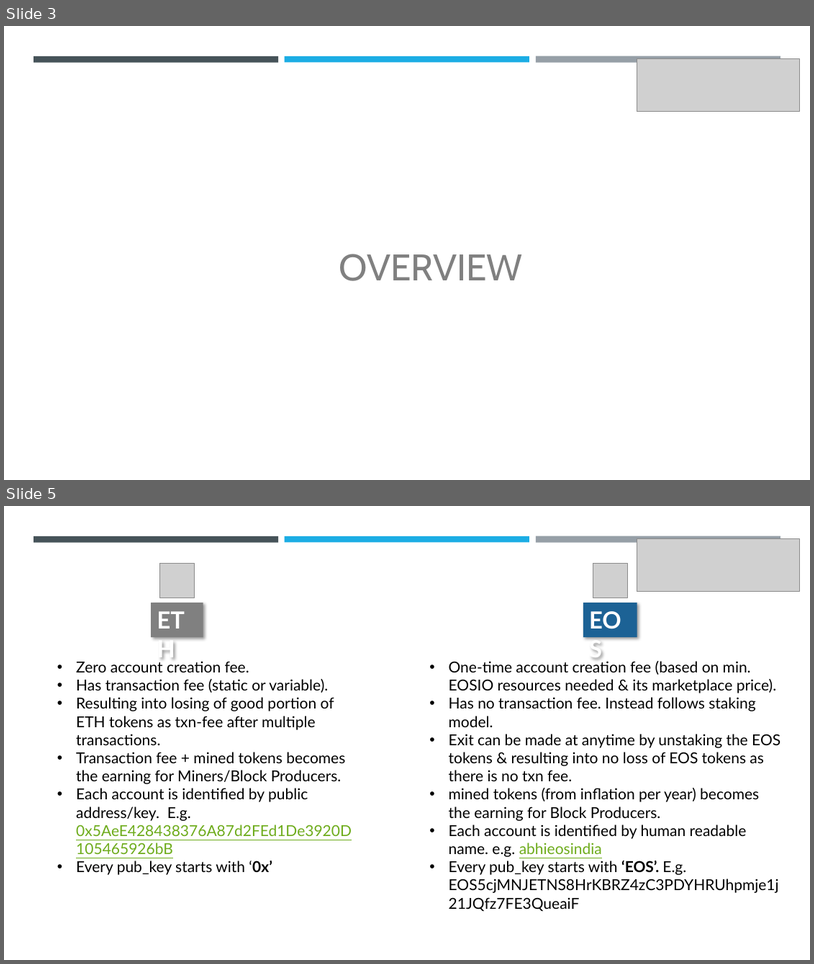
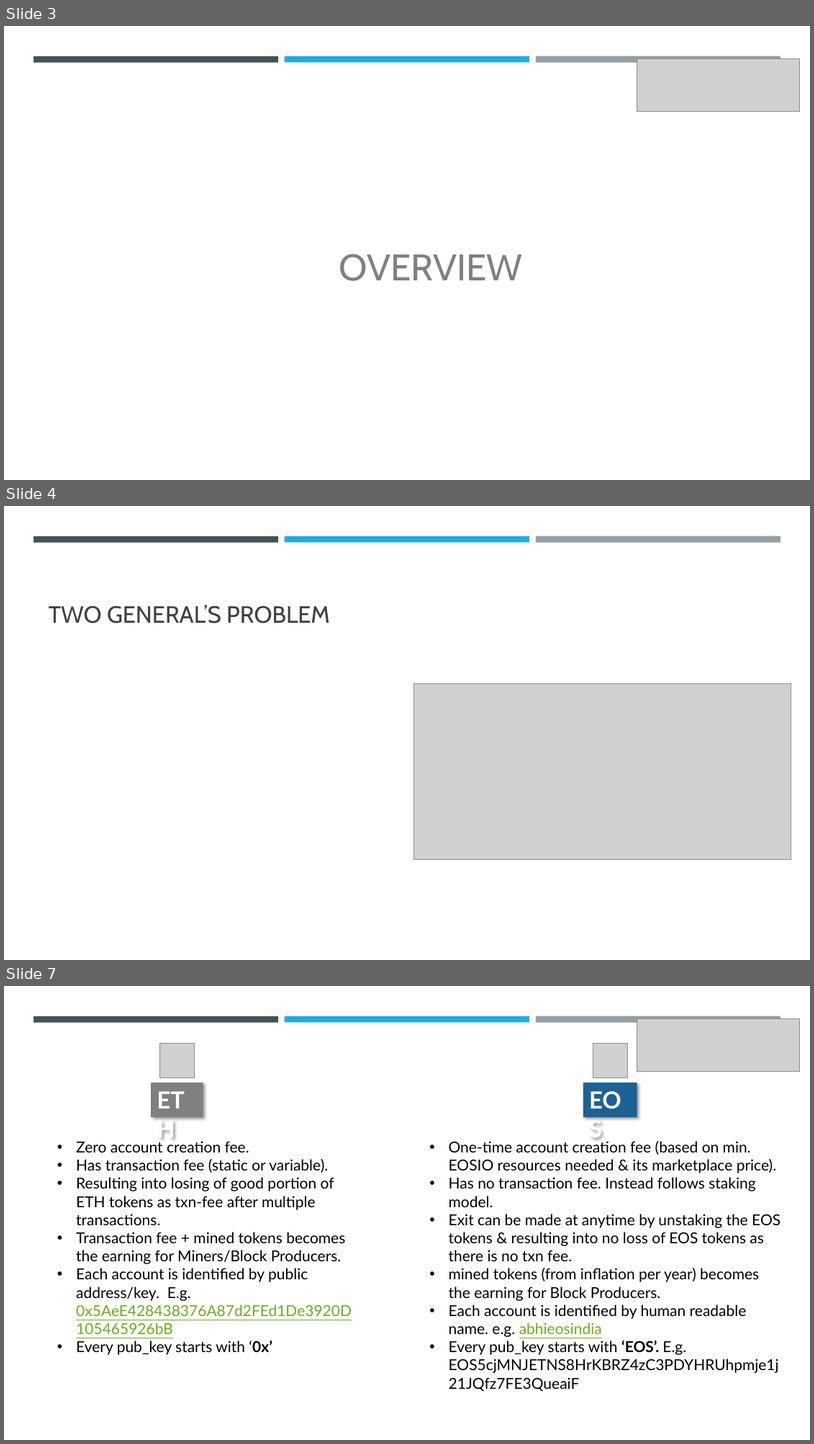
Before and after one commit to abhi3700/My_Learning_Blockchain, a slide deck: PPT.pptx. Shown one above the other, each under a label of ours: slides 3 and 5 before the commit, slides 3, 4 and 7 after it; the slides between them are not shown. The pictures are 814x964 and 814x1444 pixels, drawn with LibreOffice and Linux fonts; fonts in the diff are those of the drawing; grey boxes stand for pictures. Boxes give left, top, right and bottom in pixels: in the first picture for what was removed or moved away, otherwise in the second. Text is boxed around its words. In the diff, an @@ line names an element or a change of style, - is before the commit and + after.

```diff
--- a/PPT.pptx
+++ b/PPT.pptx
@@ slide 4 added at bbox=[4, 506, 810, 960], background #FFFFFF; not listed: 3 template elements that a slide beside it also shows @@
@@ title added at bbox=[49, 605, 330, 623], 28 pt, text #404040 @@
+TWO GENERAL’S PROBLEM
@@ picture added at bbox=[414, 684, 791, 860] @@
@@ what was slide 5 is now slide 7 @@
```
Also in this commit, not shown: 4 slides changed, 2 other slides added, 34 slides removed.
